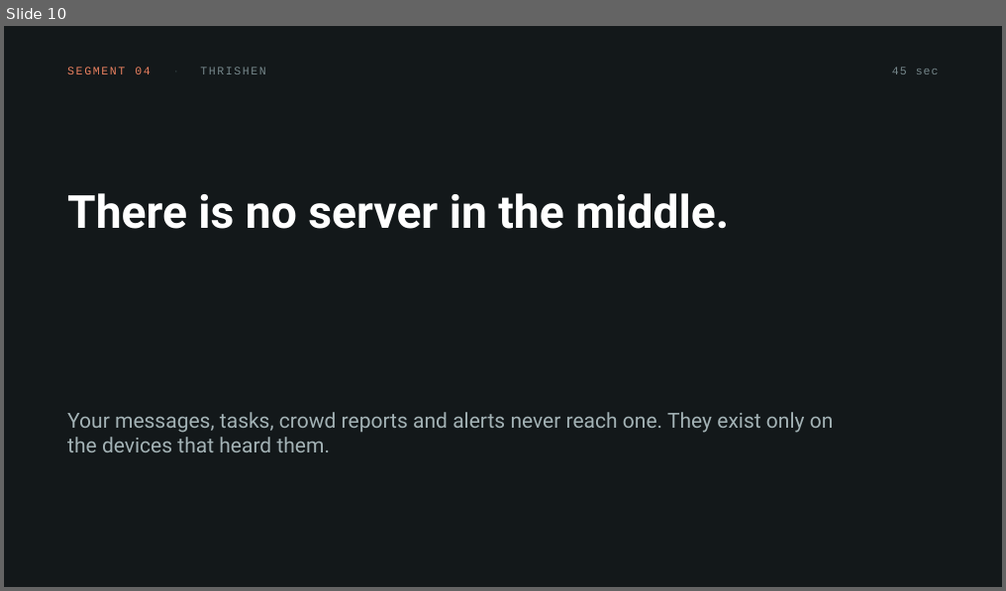
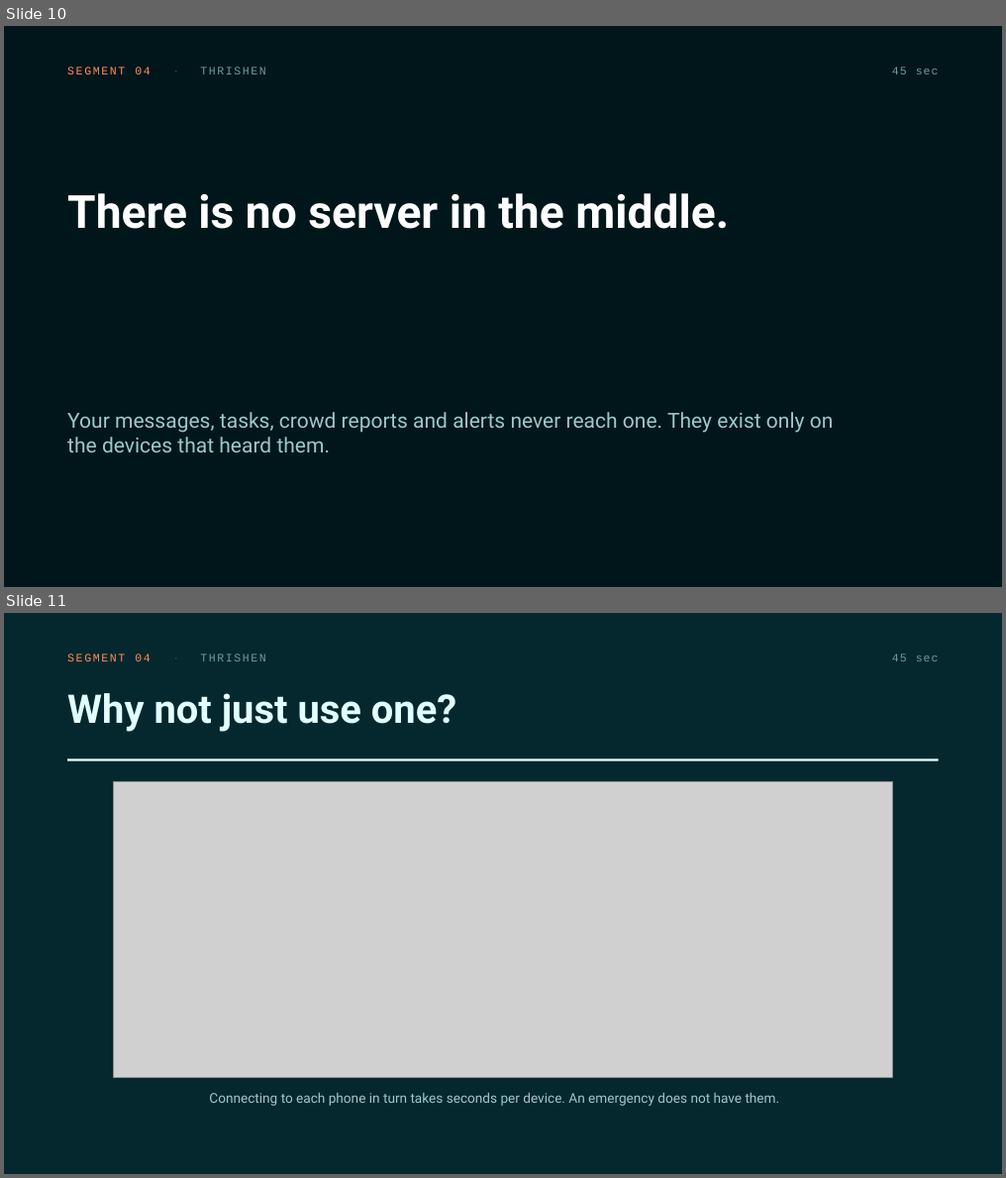
Before and after one commit to victorSam-Ehumadu/Hops_Project, a slide deck: docs/Group 18 Presentation.pptx. Shown one above the other, each under a label of ours: slide 10 before the commit, slides 10 and 11 after it. The pictures are 1006x591 and 1006x1178 pixels, drawn with LibreOffice and Linux fonts; fonts in the diff are those of the drawing; grey boxes stand for pictures. Boxes give left, top, right and bottom in pixels: in the first picture for what was removed or moved away, otherwise in the second. Text is boxed around its words. In the diff, an @@ line names an element or a change of style, - is before the commit and + after.

```diff
--- a/docs/Group 18 Presentation.pptx
+++ b/docs/Group 18 Presentation.pptx
@@ slide 11 added at [4,613,1002,1174], background #04282D @@
@@ text added at [67,654,266,662], 11 pt, text #FF8A5C @@
+SEGMENT 04 · THRISHEN
@@ text added at [892,654,939,662], 11 pt, text #6E9BA0 @@
+45 sec
@@ text added at [67,693,456,732], 38 pt, text #E2FFFE, bold @@
+Why not just use one?
@@ rectangle added at [67,759,939,761], fill #E2FFFE @@
@@ picture added at [114,781,893,1078] @@
@@ text added at [209,1093,780,1106], 13 pt, text #9CC8CC @@
+Connecting to each phone in turn takes seconds per device. An emergency does not have them.
@@ slide 10 changed as well @@
@@ background #13181A to #00161A @@
@@ text "SEGMENT 04 · THRISHEN" at [67,67,266,75]: text colour #E8805F to #FF8A5C in "SEGMENT 04"; text colour #2C3739 to #1C5059 in "·"; text colour #76878B to #6E9BA0 in "THRISHEN" @@
@@ text "45 sec" at [892,67,939,75]: text colour #76878B to #6E9BA0 @@
@@ text "Your messages, tasks, crowd reports ..." at [67,412,834,453]: text colour #A3B2B5 to #9CC8CC @@
```
Also in this commit, not shown: 31 other slides changed, 5 other slides added, 1 slide removed, 1 other file.
